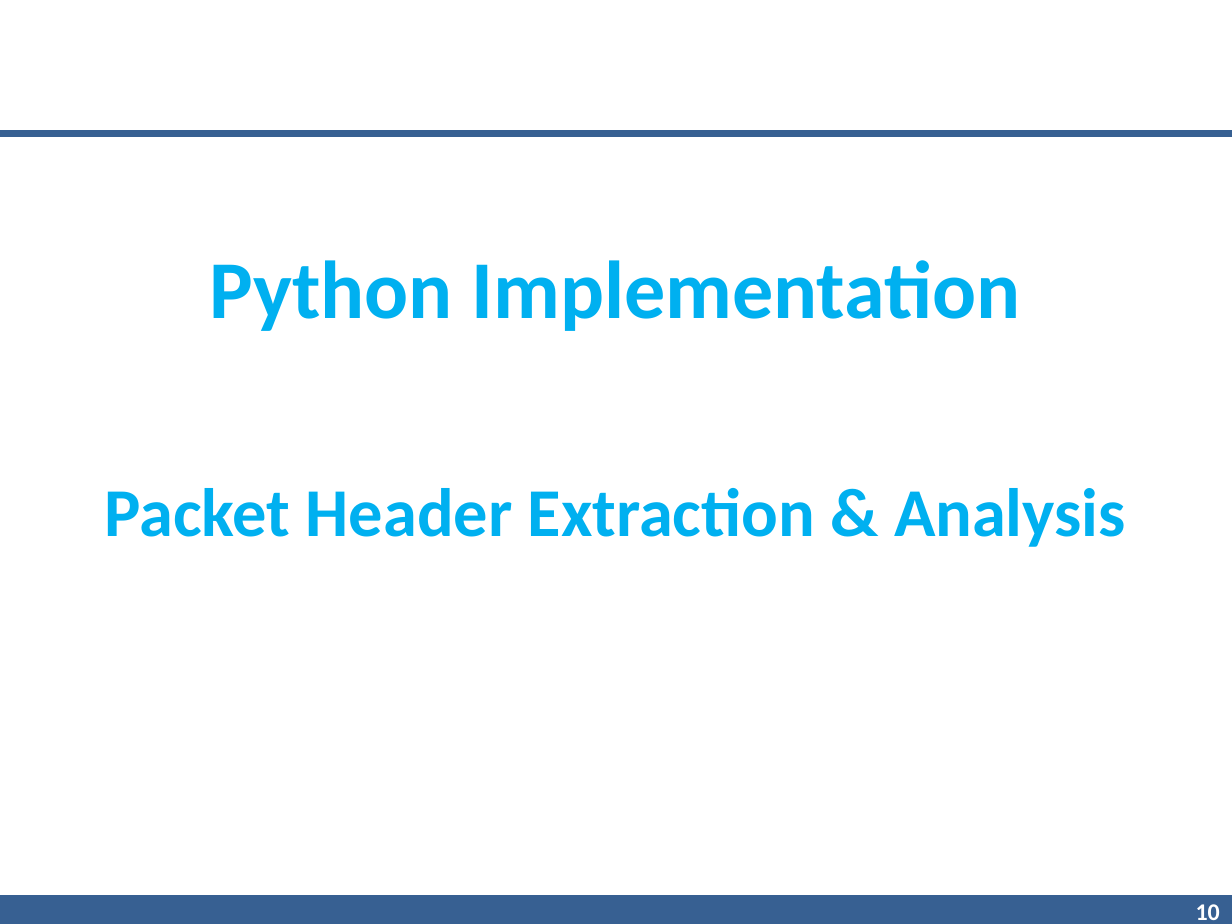
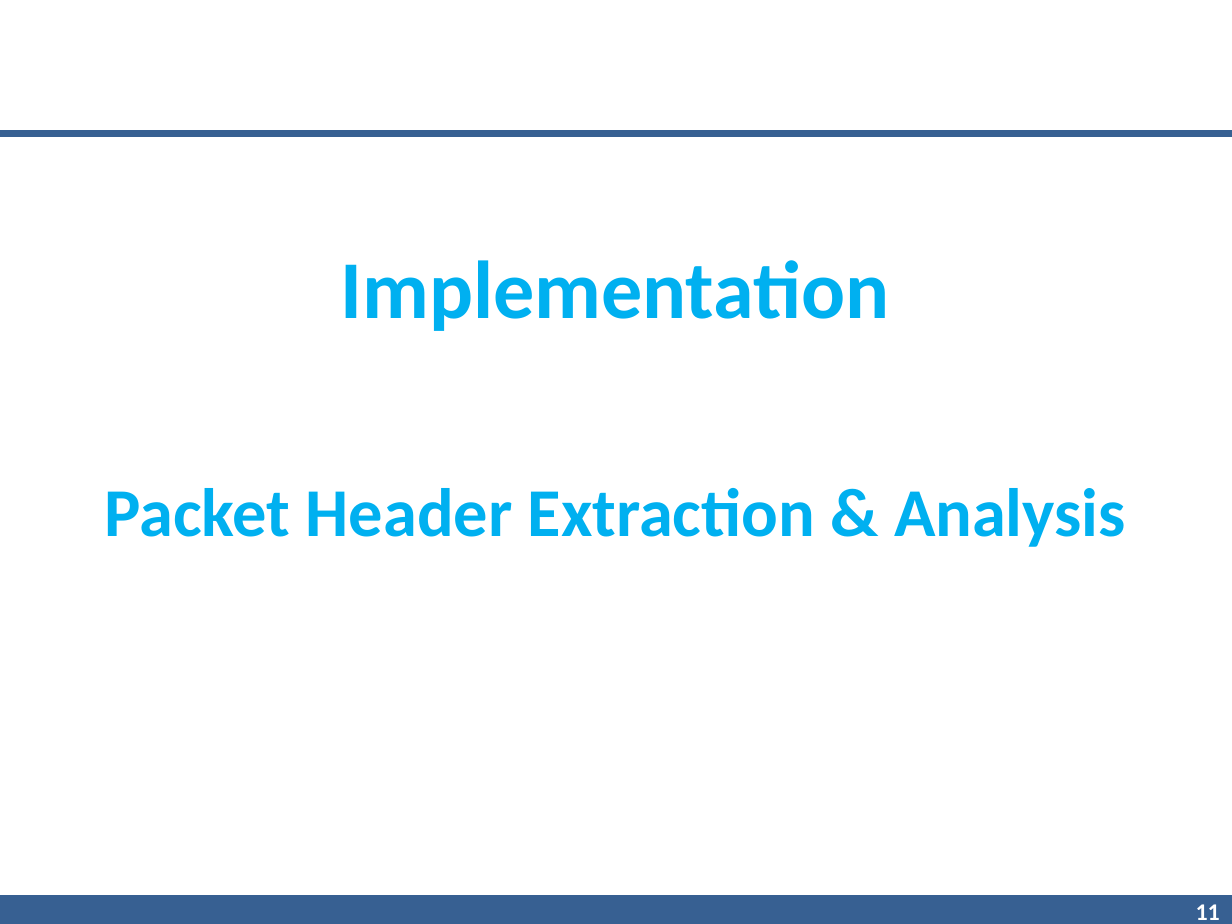
Before and after one commit to gnnain/Pcap_Reader, a slide deck: slide 11 of 7.pptx (slide 10 before the commit). Drawn at 1232x924 pixels with LibreOffice and Linux fonts; fonts in the diff are those of the drawing; background and template pictures are left out. Boxes give left, top, right and bottom in pixels: in the first picture for what was removed or moved away, otherwise in the second. Text is boxed around its words. In the diff, an @@ line names an element or a change of style, - is before the commit and + after.

```diff
--- a/7.pptx
+++ b/7.pptx
@@ text at <box>341,260,890,331</box>: text changed @@
-Python Implementation
+Implementation
@@ page number at <box>1196,904,1220,920</box>: text changed @@
-10
+11
```
Also in this commit, not shown: 14 other slides changed, 6 slides added, 4 slides removed.
